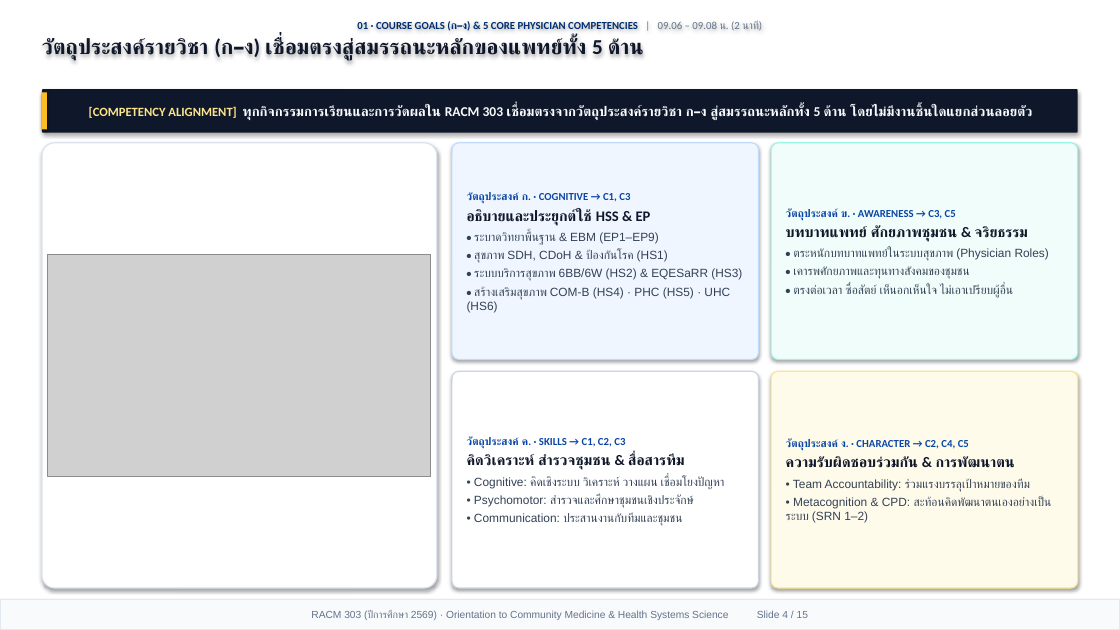
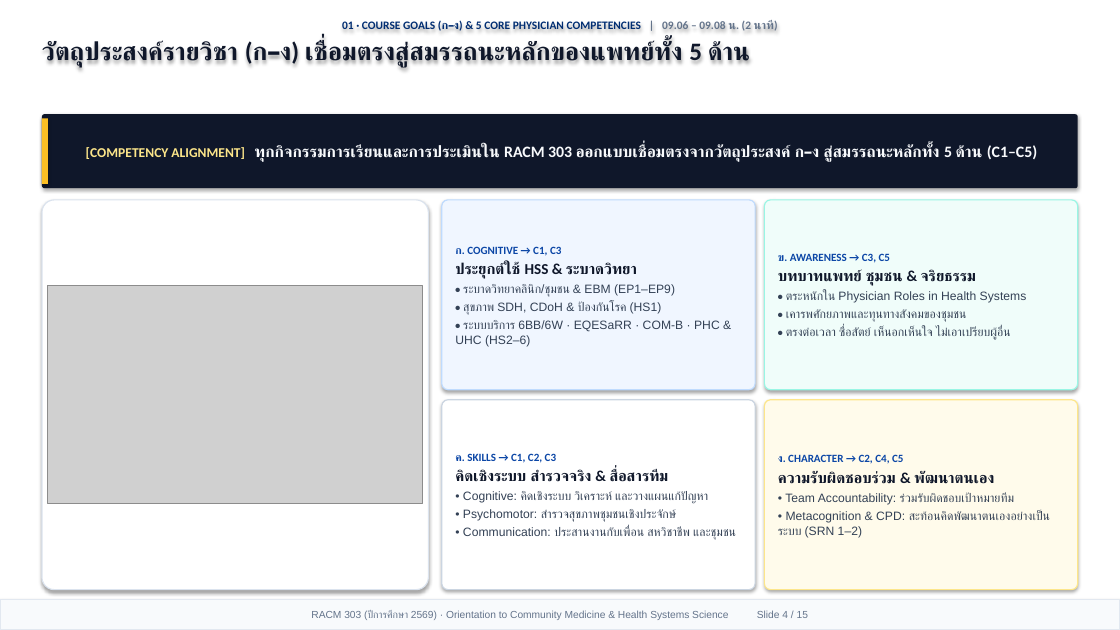
Before and after one commit to smartwoo/racm303-2569, a slide deck: slide 4 of exports/pptx/RACM303_2569_Orientation_Slides.pptx. Drawn at 1120x630 pixels with LibreOffice and Linux fonts; fonts in the diff are those of the drawing; grey boxes stand for pictures. Boxes give left, top, right and bottom in pixels: in the first picture for what was removed or moved away, otherwise in the second. Text is boxed around its words. In the diff, an @@ line names an element or a change of style, - is before the commit and + after.

Commit message:
feat(orientation): Apple Keynote 1/3 header + 2/3 Bento deck, HD original HSS figures with citations, and 6-form-factor responsive design

```diff
--- a/exports/pptx/RACM303_2569_Orientation_Slides.pptx
+++ b/exports/pptx/RACM303_2569_Orientation_Slides.pptx
@@ text "01 · COURSE GOALS (ก–ง) ..." at [42,21,778,67]: size 9.2 to 9.8 pt in "01 · COURSE GOALS (ก–ง) & 5 ..."; bold on in "| 09.06 – 09.08 น. (2 นาที)"; size 18.2 to 21.5 pt in "วัตถุประสงค์รายวิชา (ก–ง) เชื่อมตรงสู่สมรรถนะหลักของแพทย์ทั้ ..."; more space between paragraphs @@
@@ rounded rectangle "[COMPETENCY ALIGNMENT] ทุกกิจกรรมการเรียนและการประเมินใน RAC ...": place and size @@
-rounded rectangle "[COMPETENCY ALIGNMENT] ทุกกิจกรรมการเรียนและการประเมินใน RAC ..." at [42,89,1078,133]
+rounded rectangle "[COMPETENCY ALIGNMENT] ทุกกิจกรรมการเรียนและการประเมินใน RAC ..." at [42,114,1078,188]
@@ rectangle: place and size @@
-rectangle at [42,92,47,129]
+rectangle at [42,118,48,184]
@@ text in rounded rectangle at [86,144,1038,162]: text changed; size 11.6 to 13.6 pt @@
-[COMPETENCY ALIGNMENT] ทุกกิจกรรมการเรียนและการวัดผลใน RACM 303 เชื่อมตรงจากวัตถุประสงค์รายวิชา ก–ง สู่สมรรถนะหลักทั้ง 5 ด้าน โดยไม่มีงานชิ้นใดแยกส่วนลอยตัว
+[COMPETENCY ALIGNMENT] ทุกกิจกรรมการเรียนและการประเมินใน RACM 303 ออกแบบเชื่อมตรงจากวัตถุประสงค์ ก–ง สู่สมรรถนะหลักทั้ง 5 ด้าน (C1–C5)
@@ rounded rectangle: place and size @@
-rounded rectangle at [42,143,437,588]
+rounded rectangle at [42,200,429,590]
@@ rounded rectangle "ก. COGNITIVE → C1, C3": place and size @@
-rounded rectangle "ก. COGNITIVE → C1, C3" at [452,143,759,360]
+rounded rectangle "ก. COGNITIVE → C1, C3" at [442,200,755,390]
@@ rounded rectangle "ข. AWARENESS → C3, C5": place and size @@
-rounded rectangle "ข. AWARENESS → C3, C5" at [771,143,1078,360]
+rounded rectangle "ข. AWARENESS → C3, C5" at [765,200,1078,390]
@@ text in rounded rectangle at [455,246,675,297]: text changed; size 10.2 to 10.4 pt @@
-วัตถุประสงค์ ก. · COGNITIVE → C1, C3
-อธิบายและประยุกต์ใช้ HSS & EP
-• ระบาดวิทยาพื้นฐาน & EBM (EP1–EP9)
+ก. COGNITIVE → C1, C3
+ประยุกต์ใช้ HSS & ระบาดวิทยา
+• ระบาดวิทยาคลินิก/ชุมชน & EBM (EP1–EP9)
@@ text in rounded rectangle at [778,253,1027,303]: text changed; size 10.2 to 10.4 pt @@
-วัตถุประสงค์ ข. · AWARENESS → C3, C5
-บทบาทแพทย์ ศักยภาพชุมชน & จริยธรรม
-• ตระหนักบทบาทแพทย์ในระบบสุขภาพ (Physician Roles)
+ข. AWARENESS → C3, C5
+บทบาทแพทย์ ชุมชน & จริยธรรม
+• ตระหนักใน Physician Roles in Health Systems
@@ picture: place and size @@
-picture at [48,254,431,476]
+picture at [48,286,423,503]
@@ text in rounded rectangle at [455,320,720,347]: text changed; size 10.2 to 10.4 pt @@
-• ระบบบริการสุขภาพ 6BB/6W (HS2) & EQESaRR (HS3)
-• สร้างเสริมสุขภาพ COM-B (HS4) · PHC (HS5) · UHC (HS6)
+• ระบบบริการ 6BB/6W · EQESaRR · COM-B · PHC & UHC (HS2–6)
@@ text in rounded rectangle at [463,302,662,315]: size 10.2 to 10.4 pt in "• สุขภาพ SDH, CDoH & ป้องกันโรค (HS1)" @@
@@ text in rounded rectangle at [786,309,1011,340]: size 10.2 to 10.4 pt in "• เคารพศักยภาพและทุนทางสังคมของชุมชน", "• ตรงต่อเวลา ซื่อสัตย์ เห็นอกเห็นใจ ไม่เอาเปรียบผู้อื่น" @@
@@ rounded rectangle "ค. SKILLS → C1, C2, ...": place and size @@
-rounded rectangle "ค. SKILLS → C1, C2, ..." at [452,371,759,588]
+rounded rectangle "ค. SKILLS → C1, C2, ..." at [442,400,755,590]
@@ rounded rectangle "ง. CHARACTER → C2, C4, ...": place and size @@
-rounded rectangle "ง. CHARACTER → C2, C4, ..." at [771,371,1078,588]
+rounded rectangle "ง. CHARACTER → C2, C4, ..." at [765,400,1078,590]
@@ text in rounded rectangle at [455,453,736,540]: text changed; size 10.2 to 10.4 pt @@
-วัตถุประสงค์ ค. · SKILLS → C1, C2, C3
-คิดวิเคราะห์ สำรวจชุมชน & สื่อสารทีม
-• Cognitive: คิดเชิงระบบ วิเคราะห์ วางแผน เชื่อมโยงปัญหา
-• Psychomotor: สำรวจและศึกษาชุมชนเชิงประจักษ์
-• Communication: ประสานงานกับทีมและชุมชน
+ค. SKILLS → C1, C2, C3
+คิดเชิงระบบ สำรวจจริง & สื่อสารทีม
+• Cognitive: คิดเชิงระบบ วิเคราะห์ และวางแผนแก้ปัญหา
+• Psychomotor: สำรวจสุขภาพชุมชนเชิงประจักษ์
+• Communication: ประสานงานกับเพื่อน สหวิชาชีพ และชุมชน
@@ text in rounded rectangle at [778,454,1014,505]: text changed; size 10.2 to 10.4 pt @@
-วัตถุประสงค์ ง. · CHARACTER → C2, C4, C5
-ความรับผิดชอบร่วมกัน & การพัฒนาตน
-• Team Accountability: ร่วมแรงบรรลุเป้าหมายของทีม
+ง. CHARACTER → C2, C4, C5
+ความรับผิดชอบร่วม & พัฒนาตนเอง
+• Team Accountability: ร่วมรับผิดชอบเป้าหมายทีม
@@ text in rounded rectangle at [786,511,1050,538]: size 10.2 to 10.4 pt in "• Metacognition & CPD: สะท้อนคิดพัฒนาตนเองอย่างเป็นระบบ (SRN ..." @@
```
Also in this commit, not shown: 13 other slides changed, 1 slide added, 1 slide removed, 6 other files.
